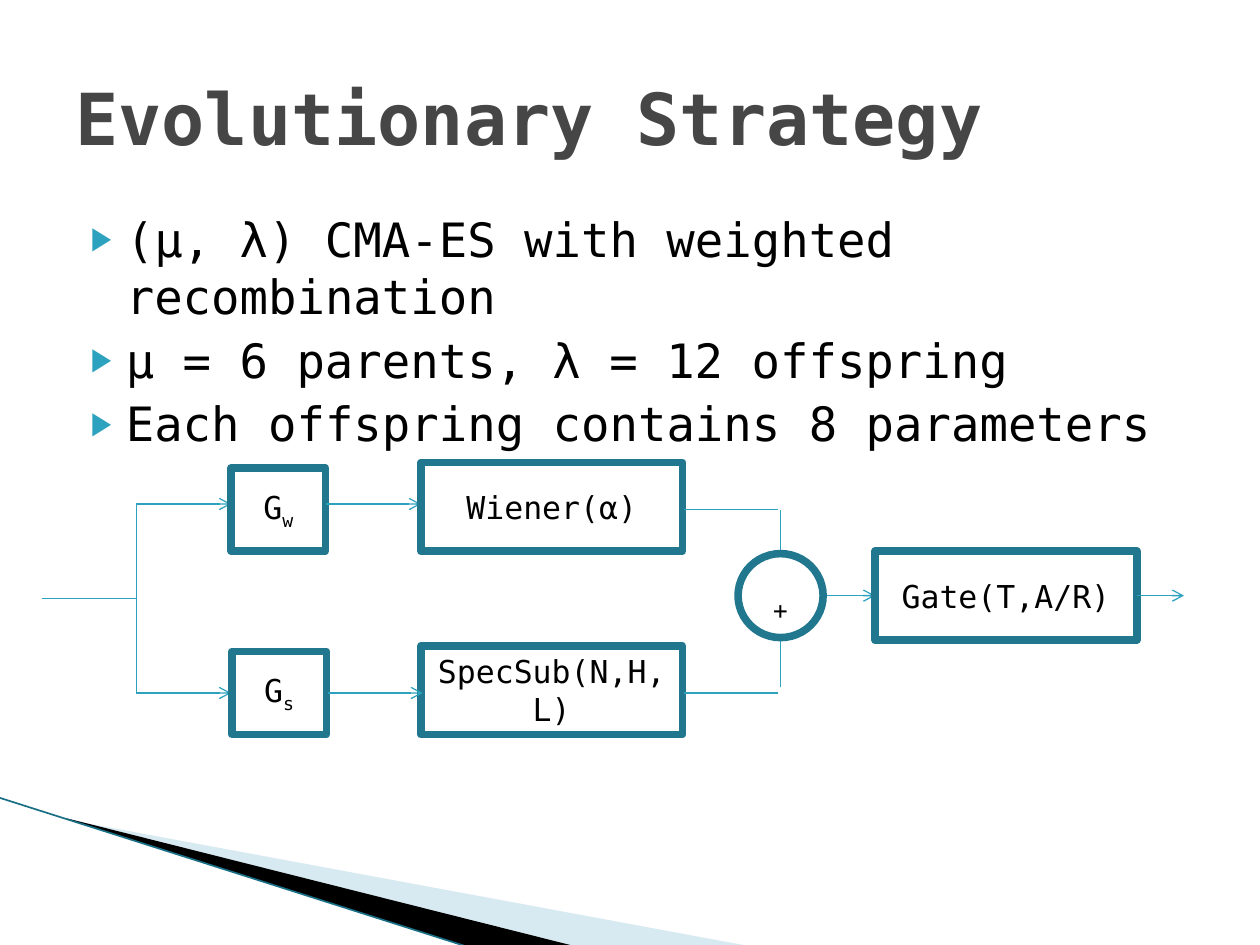
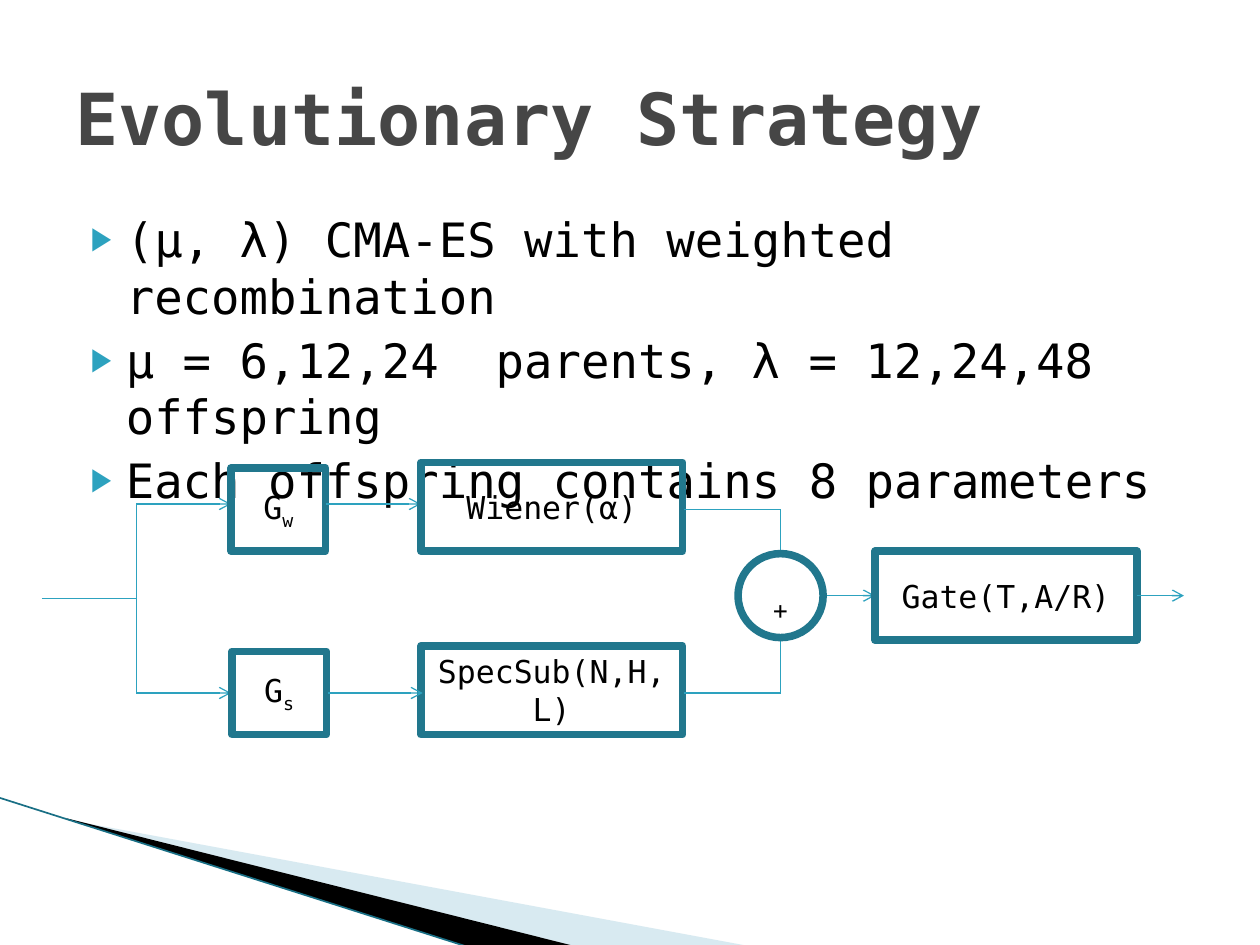
Before and after one commit to vfasburg/cse_848, a slide deck: slide 8 of project/848_Project_Presentation_Fasburg_Thomas.pptx. Drawn at 1260x945 pixels with LibreOffice and Linux fonts; fonts in the diff are those of the drawing; background and template pictures are left out. Boxes give left, top, right and bottom in pixels: in the first picture for what was removed or moved away, otherwise in the second. Text is boxed around its words. In the diff, an @@ line names an element or a change of style, - is before the commit and + after.

Commit message:
Minor Updates to my slides

```diff
--- a/project/848_Project_Presentation_Fasburg_Thomas.pptx
+++ b/project/848_Project_Presentation_Fasburg_Thomas.pptx
@@ text at box(126, 342, 1093, 444): text changed @@
-▶ μ = 6 parents, λ = 12 offspring
+▶ μ = 6,12,24 parents, λ = 12,24,48 offspring
@@ line moved from (781, 688) - (781, 593) to (781, 693) - (781, 593) @@
@@ line moved from (683, 693) - (777, 693) to (683, 693) - (781, 693) @@
```
